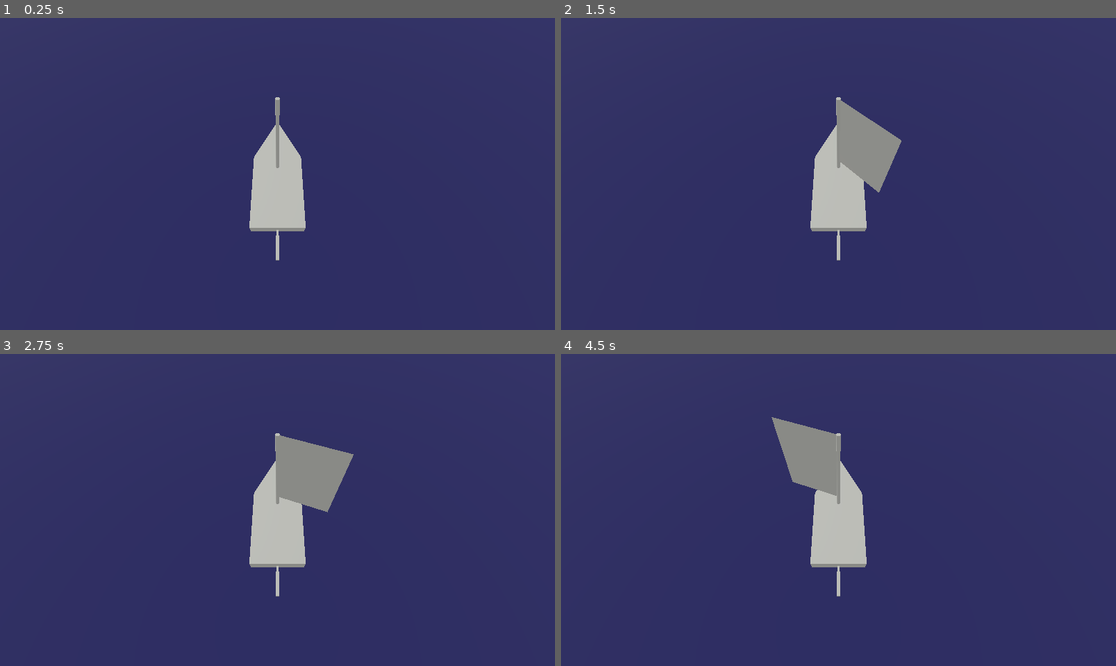
Above: before the commit, frames 1-4 (two rows, left to right).
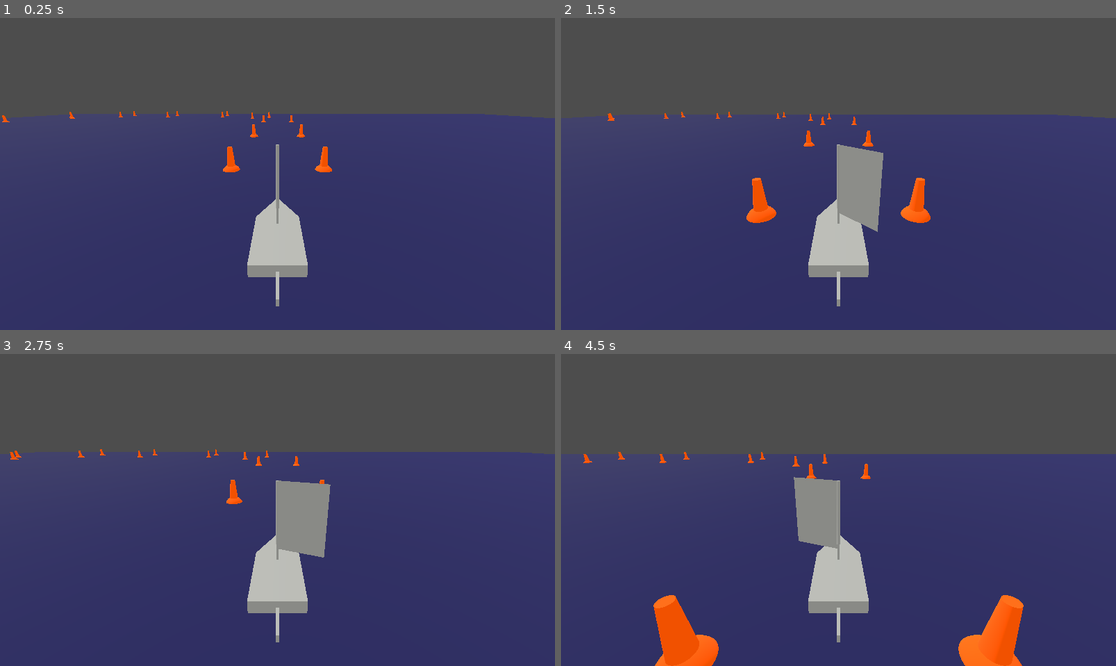
Above: after the commit, the same moments.

Repository: Wake1st/SailingSim
Game: Godot game, scene res://main.tscn
Same seed, same stepped clock (60 frames per second), same inputs: the game is played once before the commit and once after it.
Inputs:
- Up to frame 1 (0.25 s): no input
- Up to frame 2 (1.5 s): tap Enter at 0.5 s; hold Right (ui_right) 0.53-1.28 s; hold Down (ui_down) from 1.28 s (still down)
- Up to frame 3 (2.75 s): release Down (ui_down) at 2.03 s; hold Right (ui_right) from 2.03 s (still down)
- Up to frame 4 (4.5 s): release Right (ui_right) at 2.78 s; hold Up (ui_up) 2.78-3.53 s; hold Left (ui_left) from 3.53 s (still down)

The runs differ from the first frame. In frame 1, 35% of the frame differs, in the area x 0-100%, y 0-93%; in frame 2, 37%; in frame 3, 37%; in frame 4, 40%, in the area x 0-100%, y 0-100%.

Commit message:
Add wind (#1)
* re-test

* added wind

* added basic sailing

* future updates

---------

Co-authored-by: Wake1st <joeltwakefield@gmail.com>

Diff:
--- a/boat.gd
+++ b/boat.gd
@@ -2,9 +2,15 @@
 extends Node3D
 
 const MAX_RUDDER_ANGLE: float = PI/4
+const WIND_LOSS_ANGLE: float = PI*3/4
 
+@export_category("Control Surfaces")
 @export var rudderRateOfChange: float = 1.4
 @export var sailRateOfChange: float = 1.8
+
+@export_category("Kinematics")
+@export var rudderEfficiency: float = 0.4
+@export var sailEfficiency: float = 1.2
 
 @onready var rudderRoot = %RudderRoot
 @onready var sailRoot = %SailRoot
@@ -12,8 +18,22 @@
 var currentRudderAngle: float = 0
 var currentSailVector: Vector2 = Vector2.UP
 
+var windProjection: float
 
-func _physics_process(delta):
+
+func calculate_wind_projection(wind: Vector3) -> void:
+	var clampedAngle = clampf(wind.angle_to(-basis.z), 0, WIND_LOSS_ANGLE)
+	var windEffectiveness = (WIND_LOSS_ANGLE - clampedAngle) / WIND_LOSS_ANGLE
+	var directProjection = -wind.project(sailRoot.global_basis.x).length()
+	windProjection = directProjection * windEffectiveness
+
+
+func _physics_process(delta: float) -> void:
+	input_processing(delta)
+	kinematics(delta)
+
+#region Inputs
+func input_processing(delta: float) -> void:
 	var sailInput = Input.get_vector("ui_left", "ui_right", "ui_down", "ui_up")
 	var rudderInput = Input.get_action_strength("rudder_right") - Input.get_action_strength("rudder_left")
 
@@ -41,3 +61,13 @@
 
 		# store the updated angle
 		currentSailVector = currentSailVector.rotated(deltaAngle)
+#endregion
+
+#region kinematics
+func kinematics(delta: float) -> void:
+	# rotate boat
+	rotate_y(-currentRudderAngle * delta * rudderEfficiency)
+
+	# move forward
+	translate_object_local(Vector3(0.0, 0.0, windProjection) * delta * sailEfficiency)
+#endregion
--- a/boat.tscn
+++ b/boat.tscn
@@ -57,4 +57,5 @@
 mesh = SubResource("BoxMesh_yq470")
 
 [node name="Camera3D" type="Camera3D" parent="."]
-transform = Transform3D(1, 0, 0, 0, 0.481983, 0.876181, 0, -0.876181, 0.481983, 0, 7.71814, 4.29768)
+transform = Transform3D(1, 0, 0, 0, 0.942682, 0.333692, 0, -0.333692, 0.942682, 0, 5.54841, 7.78302)
+current = true
--- /dev/null
+++ b/buoy.tscn
@@ -0,0 +1,23 @@
+[gd_scene load_steps=4 format=3 uid="uid://cg2qamtu348u0"]
+
+[ext_resource type="Material" uid="uid://iih1kmtbfah7" path="res://buoy_mat.tres" id="1_ymgns"]
+
+[sub_resource type="CylinderMesh" id="CylinderMesh_jfto2"]
+material = ExtResource("1_ymgns")
+top_radius = 0.2
+bottom_radius = 0.4
+
+[sub_resource type="SphereMesh" id="SphereMesh_lxeqp"]
+material = ExtResource("1_ymgns")
+radius = 0.8
+height = 1.6
+
+[node name="Buoy" type="Node3D"]
+
+[node name="Pillar" type="MeshInstance3D" parent="."]
+transform = Transform3D(1, 0, 0, 0, 1, 0, 0, 0, 1, 0, 1, 0)
+mesh = SubResource("CylinderMesh_jfto2")
+
+[node name="Base" type="MeshInstance3D" parent="."]
+transform = Transform3D(1.00004, 0, 0, 0, 1.00004, 0, 0, 0, 1.00004, 0, -0.317815, 0)
+mesh = SubResource("SphereMesh_lxeqp")
--- /dev/null
+++ b/buoy_mat.tres
@@ -0,0 +1,4 @@
+[gd_resource type="StandardMaterial3D" format=3 uid="uid://iih1kmtbfah7"]
+
+[resource]
+albedo_color = Color(0.95, 0.316667, 0, 1)
--- a/level.gd
+++ b/level.gd
@@ -1,2 +1,9 @@
 class_name Level
 extends Node3D
+
+@onready var boat: Boat = $Boat
+@onready var wind: Wind = $Wind
+
+
+func _physics_process(_delta):
+	boat.calculate_wind_projection(wind.get_wind())
--- a/level.tscn
+++ b/level.tscn
@@ -1,7 +1,9 @@
-[gd_scene load_steps=5 format=3 uid="uid://ojn03lmm4c7v"]
+[gd_scene load_steps=7 format=3 uid="uid://ojn03lmm4c7v"]
 
 [ext_resource type="PackedScene" uid="uid://cjq22l0ukevnd" path="res://boat.tscn" id="1_b6gpj"]
 [ext_resource type="Script" path="res://level.gd" id="1_xn5u8"]
+[ext_resource type="PackedScene" uid="uid://bq8iluomepwt5" path="res://wind.tscn" id="2_acw76"]
+[ext_resource type="PackedScene" uid="uid://cg2qamtu348u0" path="res://buoy.tscn" id="4_ixryb"]
 
 [sub_resource type="StandardMaterial3D" id="StandardMaterial3D_4j7xa"]
 albedo_color = Color(0.113197, 0.1102, 0.29, 1)
@@ -16,4 +18,139 @@
 [node name="SeaMesh" type="MeshInstance3D" parent="."]
 mesh = SubResource("PlaneMesh_ih1c6")
 
+[node name="Wind" parent="." instance=ExtResource("2_acw76")]
+directionZ = -1.0
+
 [node name="Boat" parent="." instance=ExtResource("1_b6gpj")]
+
+[node name="Buoy" parent="." instance=ExtResource("4_ixryb")]
+transform = Transform3D(1, 0, 0, 0, 1, 0, 0, 0, 1, 4, 0, -9)
+
+[node name="Buoy2" parent="." instance=ExtResource("4_ixryb")]
+transform = Transform3D(1, 0, 0, 0, 1, 0, 0, 0, 1, -4, 0, -9)
+
+[node name="Buoy3" parent="." instance=ExtResource("4_ixryb")]
+transform = Transform3D(1, 0, 0, 0, 1, 0, 0, 0, 1, 4, 0, -27)
+
+[node name="Buoy4" parent="." instance=ExtResource("4_ixryb")]
+transform = Transform3D(1, 0, 0, 0, 1, 0, 0, 0, 1, -4, 0, -27)
+
+[node name="Buoy5" parent="." instance=ExtResource("4_ixryb")]
+transform = Transform3D(1, 0, 0, 0, 1, 0, 0, 0, 1, 4, 0, -53)
+
+[node name="Buoy6" parent="." instance=ExtResource("4_ixryb")]
+transform = Transform3D(1, 0, 0, 0, 1, 0, 0, 0, 1, -4, 0, -53)
+
+[node name="Buoy17" parent="." instance=ExtResource("4_ixryb")]
+transform = Transform3D(1, 0, 0, 0, 1, 0, 0, 0, 1, -79, 0, -9)
+
+[node name="Buoy18" parent="." instance=ExtResource("4_ixryb")]
+transform = Transform3D(1, 0, 0, 0, 1, 0, 0, 0, 1, -87, 0, -9)
+
+[node name="Buoy19" parent="." instance=ExtResource("4_ixryb")]
+transform = Transform3D(1, 0, 0, 0, 1, 0, 0, 0, 1, -79, 0, -27)
+
+[node name="Buoy20" parent="." instance=ExtResource("4_ixryb")]
+transform = Transform3D(1, 0, 0, 0, 1, 0, 0, 0, 1, -87, 0, -27)
+
+[node name="Buoy21" parent="." instance=ExtResource("4_ixryb")]
+transform = Transform3D(1, 0, 0, 0, 1, 0, 0, 0, 1, -79, 0, -53)
+
+[node name="Buoy22" parent="." instance=ExtResource("4_ixryb")]
+transform = Transform3D(1, 0, 0, 0, 1, 0, 0, 0, 1, -87, 0, -53)
+
+[node name="Buoy23" parent="." instance=ExtResource("4_ixryb")]
+transform = Transform3D(1, 0, 0, 0, 1, 0, 0, 0, 1, -79, 0, 55.0061)
+
+[node name="Buoy24" parent="." instance=ExtResource("4_ixryb")]
+transform = Transform3D(1, 0, 0, 0, 1, 0, 0, 0, 1, -87, 0, 55.0061)
+
+[node name="Buoy25" parent="." instance=ExtResource("4_ixryb")]
+transform = Transform3D(1, 0, 0, 0, 1, 0, 0, 0, 1, -79, 0, 37.0061)
+
+[node name="Buoy26" parent="." instance=ExtResource("4_ixryb")]
+transform = Transform3D(1, 0, 0, 0, 1, 0, 0, 0, 1, -87, 0, 37.0061)
+
+[node name="Buoy27" parent="." instance=ExtResource("4_ixryb")]
+transform = Transform3D(1, 0, 0, 0, 1, 0, 0, 0, 1, -79, 0, 11.0061)
+
+[node name="Buoy28" parent="." instance=ExtResource("4_ixryb")]
+transform = Transform3D(1, 0, 0, 0, 1, 0, 0, 0, 1, -87, 0, 11.0061)
+
+[node name="Buoy39" parent="." instance=ExtResource("4_ixryb")]
+transform = Transform3D(1, 0, 0, 0, 1, 0, 0, 0, 1, 4, 0, 55.0061)
+
+[node name="Buoy40" parent="." instance=ExtResource("4_ixryb")]
+transform = Transform3D(1, 0, 0, 0, 1, 0, 0, 0, 1, -4, 0, 55.0061)
+
+[node name="Buoy41" parent="." instance=ExtResource("4_ixryb")]
+transform = Transform3D(1, 0, 0, 0, 1, 0, 0, 0, 1, 4, 0, 37.0061)
+
+[node name="Buoy42" parent="." instance=ExtResource("4_ixryb")]
+transform = Transform3D(1, 0, 0, 0, 1, 0, 0, 0, 1, -4, 0, 37.0061)
+
+[node name="Buoy43" parent="." instance=ExtResource("4_ixryb")]
+transform = Transform3D(1, 0, 0, 0, 1, 0, 0, 0, 1, 4, 0, 11.0061)
+
+[node name="Buoy44" parent="." instance=ExtResource("4_ixryb")]
+transform = Transform3D(1, 0, 0, 0, 1, 0, 0, 0, 1, -4, 0, 11.0061)
+
+[node name="Buoy7" parent="." instance=ExtResource("4_ixryb")]
+transform = Transform3D(0.707107, 0, 0.707107, 0, 1, 0, -0.707107, 0, 0.707107, -3.17157, 0, -71.8284)
+
+[node name="Buoy8" parent="." instance=ExtResource("4_ixryb")]
+transform = Transform3D(0.707107, 0, 0.707107, 0, 1, 0, -0.707107, 0, 0.707107, -8.82843, 0, -66.1716)
+
+[node name="Buoy15" parent="." instance=ExtResource("4_ixryb")]
+transform = Transform3D(-0.707107, 0, 0.707107, 0, 1, 0, -0.707107, 0, -0.707107, -77.8284, 0, -71.8284)
+
+[node name="Buoy16" parent="." instance=ExtResource("4_ixryb")]
+transform = Transform3D(-0.707107, 0, 0.707107, 0, 1, 0, -0.707107, 0, -0.707107, -72.1716, 0, -66.1716)
+
+[node name="Buoy9" parent="." instance=ExtResource("4_ixryb")]
+transform = Transform3D(0, 0, 1, 0, 1, 0, -1, 0, 0, -21, 0, -81)
+
+[node name="Buoy10" parent="." instance=ExtResource("4_ixryb")]
+transform = Transform3D(0, 0, 1, 0, 1, 0, -1, 0, 0, -21, 0, -73)
+
+[node name="Buoy11" parent="." instance=ExtResource("4_ixryb")]
+transform = Transform3D(0, 0, 1, 0, 1, 0, -1, 0, 0, -42, 0, -81)
+
+[node name="Buoy12" parent="." instance=ExtResource("4_ixryb")]
+transform = Transform3D(0, 0, 1, 0, 1, 0, -1, 0, 0, -42, 0, -73)
+
+[node name="Buoy13" parent="." instance=ExtResource("4_ixryb")]
+transform = Transform3D(0, 0, 1, 0, 1, 0, -1, 0, 0, -60, 0, -81)
+
+[node name="Buoy14" parent="." instance=ExtResource("4_ixryb")]
+transform = Transform3D(0, 0, 1, 0, 1, 0, -1, 0, 0, -60, 0, -73)
+
+[node name="Buoy29" parent="." instance=ExtResource("4_ixryb")]
+transform = Transform3D(0.707107, -4.37114e-08, 0.707107, -3.55271e-15, 1, 6.18172e-08, -0.707107, -4.37114e-08, 0.707107, -71.1716, 0, 66.1716)
+
+[node name="Buoy30" parent="." instance=ExtResource("4_ixryb")]
+transform = Transform3D(0.707107, -4.37114e-08, 0.707107, -3.55271e-15, 1, 6.18172e-08, -0.707107, -4.37114e-08, 0.707107, -76.8284, 0, 71.8284)
+
+[node name="Buoy37" parent="." instance=ExtResource("4_ixryb")]
+transform = Transform3D(-0.707107, -4.37114e-08, 0.707107, -3.55271e-15, 1, 6.18172e-08, -0.707107, 4.37114e-08, -0.707107, -10.8284, 0, 66.1716)
+
+[node name="Buoy38" parent="." instance=ExtResource("4_ixryb")]
+transform = Transform3D(-0.707107, -4.37114e-08, 0.707107, -3.55271e-15, 1, 6.18172e-08, -0.707107, 4.37114e-08, -0.707107, -5.17157, 0, 71.8284)
+
+[node name="Buoy31" parent="." instance=ExtResource("4_ixryb")]
+transform = Transform3D(0, 0, 1, 0, 1, 0, -1, 0, 0, -21, 0, 71)
+
+[node name="Buoy32" parent="." instance=ExtResource("4_ixryb")]
+transform = Transform3D(0, 0, 1, 0, 1, 0, -1, 0, 0, -21, 0, 79)
+
+[node name="Buoy33" parent="." instance=ExtResource("4_ixryb")]
+transform = Transform3D(0, 0, 1, 0, 1, 0, -1, 0, 0, -42, 0, 71)
+
+[node name="Buoy34" parent="." instance=ExtResource("4_ixryb")]
+transform = Transform3D(0, 0, 1, 0, 1, 0, -1, 0, 0, -42, 0, 79)
+
+[node name="Buoy35" parent="." instance=ExtResource("4_ixryb")]
+transform = Transform3D(0, 0, 1, 0, 1, 0, -1, 0, 0, -60, 0, 71)
+
+[node name="Buoy36" parent="." instance=ExtResource("4_ixryb")]
+transform = Transform3D(0, 0, 1, 0, 1, 0, -1, 0, 0, -60, 0, 79)
--- /dev/null
+++ b/wind.gd
@@ -0,0 +1,10 @@
+class_name Wind
+extends Node3D
+
+@export_range(-1,1) var directionX: float
+@export_range(-1,1) var directionZ: float
+@export var magnitude: float = 10.0
+
+
+func get_wind() -> Vector3:
+	return Vector3(directionX, 0.0, directionZ) * magnitude
--- /dev/null
+++ b/wind.tscn
@@ -0,0 +1,6 @@
+[gd_scene load_steps=2 format=3 uid="uid://bq8iluomepwt5"]
+
+[ext_resource type="Script" path="res://wind.gd" id="1_kw2px"]
+
+[node name="Wind" type="Node3D"]
+script = ExtResource("1_kw2px")
Not shown, changed: README.md
